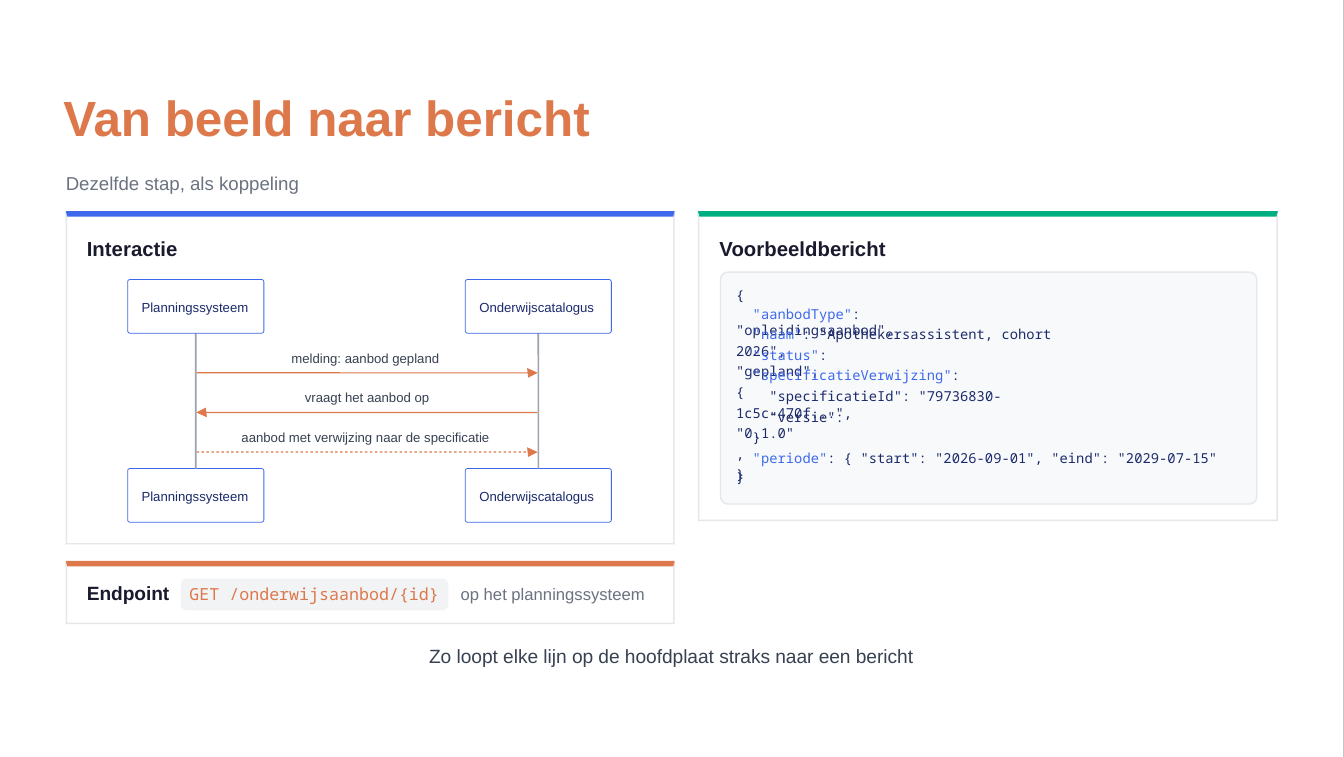
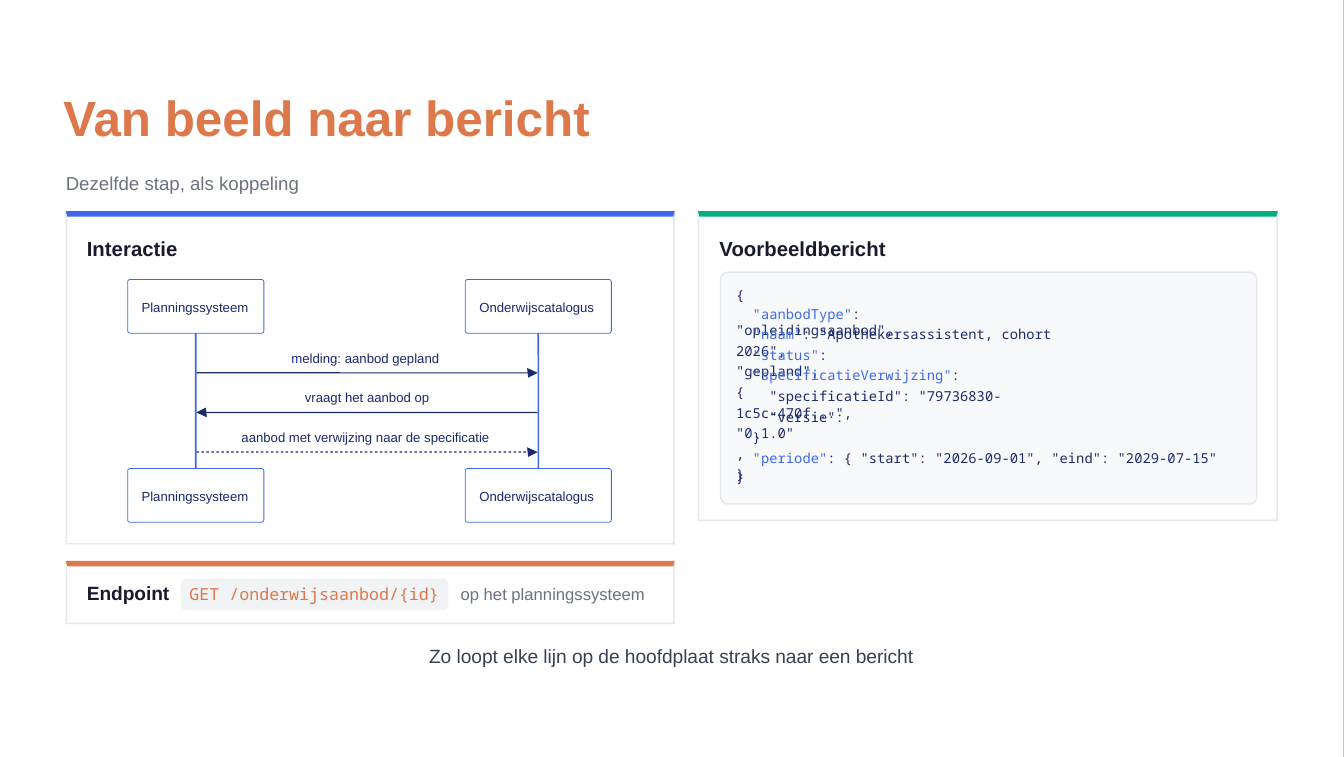
Before and after one commit to Npuls-OKx/meta, a slide deck: slide 34 of presentaties/export/260930_kerngroep_techniek/260930_kerngroep_techniek.pptx. Drawn at 1344x757 pixels with LibreOffice and Linux fonts; fonts in the diff are those of the drawing; background and template pictures are left out. Boxes give left, top, right and bottom in pixels: in the first picture for what was removed or moved away, otherwise in the second. Text is boxed around its words. In the diff, an @@ line names an element or a change of style, - is before the commit and + after.

```diff
--- a/presentaties/export/260930_kerngroep_techniek/260930_kerngroep_techniek.pptx
+++ b/presentaties/export/260930_kerngroep_techniek/260930_kerngroep_techniek.pptx
@@ line (196, 333) - (196, 469): stroke #9CA3AF 0.88 pt to #3D68EC 0.88 pt @@
@@ line (538, 333) - (538, 469): stroke #9CA3AF 0.88 pt to #3D68EC 0.88 pt @@
@@ line (196, 373) - (534, 373): stroke #DD784B 0.65 pt to #1B2A6B 0.65 pt @@
@@ line (537, 412) - (199, 412): stroke #DD784B 0.65 pt to #1B2A6B 0.65 pt @@
@@ text colour #374151 to #1B2A6B in 3 elements at [291, 353, 439, 366], [305, 392, 430, 405], [241, 432, 489, 445] @@
@@ fill #DD784B to #1B2A6B; outline #DD784B 0.43 pt to #1B2A6B 0.43 pt in 3 elements at [528, 369, 537, 376], [197, 408, 207, 416], [528, 448, 537, 455] @@
@@ freeform shape at [196, 452, 534, 453]: fill #DD784B to #1B2A6B @@
```
Also in this commit, not shown: 19 other slides changed, 1 slide added, 3 other files.
